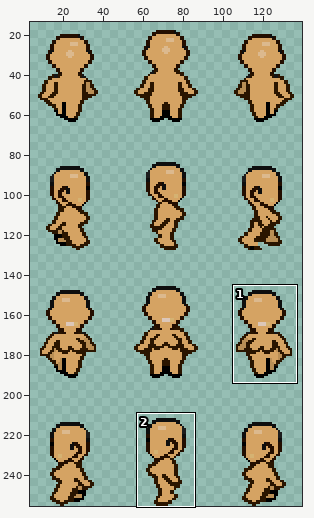
A sprite sheet gets an edit: data/sprites/outfit/body-testing/body_001.png. Above, an overview of the earlier version with the close-up marked.
Close-up. Old version:
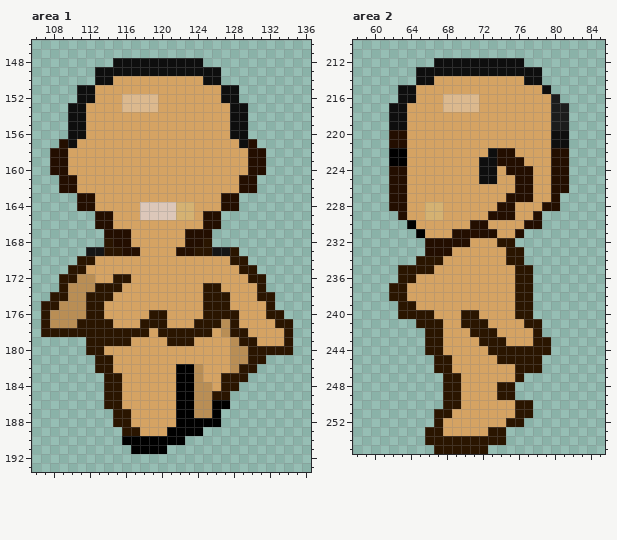
The file is 144x256 pixels. Shown: area 1: x 106..136, y 146..193; area 2: x 58..85, y 210..255. The wide view leaves out empty margins. The commit also changed other parts of the picture, which this record leaves out.
The result:
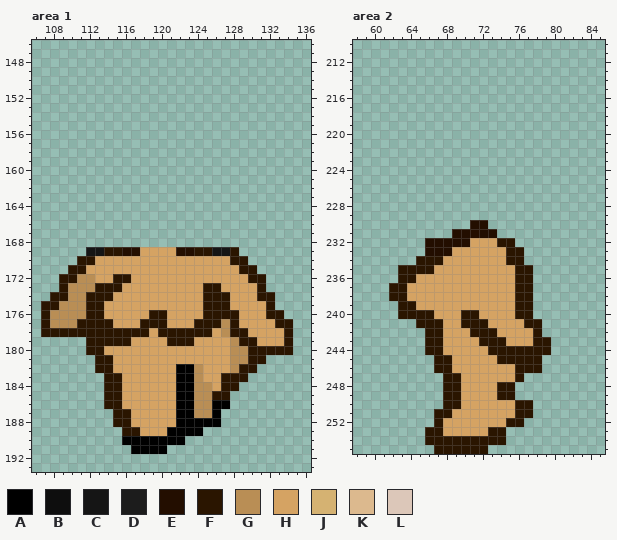
Palette (. is transparent): A #000000  B #0e0e0e  C #151515  D #1c1c1c  E #230e00  F #2a1500  G #b98e55  H #d5a363  J #d5b272  K #dcb98e  L #dcc7b9
What changed:
--- area 1
@@ x 106..136 @@
 147 ...............................
-148 .........BBBBBBBBBB............
-149 .......BBBBBBBBBBBBBB..........
-150 .......BBHHHHHHHHHHBB..........
-151 .....BBHHHHHHHHHHHHHHBB........
-152 .....BBHHHKKKKHHHHHHHBB........
-153 ....BBHHHHKKKKHHHHHHHHBB.......
-154 ....BBHHHHHHHHHHHHHHHHBB.......
-155 ....BBHHHHHHHHHHHHHHHHBB.......
-156 ....BBHHHHHHHHHHHHHHHHBB.......
-157 ...EBHHHHHHHHHHHHHHHHHHBE......
-158 ..EEHHHHHHHHHHHHHHHHHHHHEE.....
-159 ..EEHHHHHHHHHHHHHHHHHHHHEE.....
-160 ..EEHHHHHHHHHHHHHHHHHHHHEE.....
-161 ...EEHHHHHHHHHHHHHHHHHHEE......
-162 ...EEHHHHHHHHHHHHHHHHHHEE......
-163 .....EEHHHHHHHHHHHHHHEE........
-164 .....EEHHHHHLLLLJJHHHEE........
-165 .......EEHHHLLLLJJHEE..........
-166 .......EEHHHHHHHHHHEE..........
-167 ........EEEHHHHHHEEE...........
-168 ........FEEHHHHHHEEF...........
+148 ...............................
+149 ...............................
+150 ...............................
+151 ...............................
+152 ...............................
+153 ...............................
+154 ...............................
+155 ...............................
+156 ...............................
+157 ...............................
+158 ...............................
+159 ...............................
+160 ...............................
+161 ...............................
+162 ...............................
+163 ...............................
+164 ...............................
+165 ...............................
+166 ...............................
+167 ...............................
+168 ...............................
 169 ......CCFFEEHHHHEEFFCCF........
--- area 2
@@ x 58..85 @@
 211 ............................
-212 .........BBBBBBBBBB.........
-213 .......BBBBBBBBBBBBBB.......
-214 .......BBHHHHHHHHHHBB.......
-215 .....BBHHHHHHHHHHHHHHB......
-216 .....BBHHHKKKKHHHHHHHHD.....
-217 ....BBHHHHKKKKHHHHHHHHDD....
-218 ....BBHHHHHHHHHHHHHHHHDD....
-219 ....BBHHHHHHHHHHHHHHHHDD....
-220 ....EEHHHHHHHHHHHHHHHHBB....
-221 ....EEHHHHHHHHHHHHHHHHBB....
-222 ....AAHHHHHHHHHBEEHHHHEE....
-223 ....AAHHHHHHHHBBEEEHHHEE....
-224 ....EEHHHHHHHHBBHEEEHHEE....
-225 ....EEHHHHHHHHBBHHEEHHEE....
-226 ....EEHHHHHHHHHHHHEEHHEE....
-227 ....EEHHHHHHHHHHHEEEHHE.....
-228 ....EEHHJJHHHHHHEEHHHEE.....
-229 .....EHHJJHHHHHEEEHHE.......
-230 ......AHHHHHHEEHHHHEE.......
-231 .......AHHHEEEEEHHE.........
+212 ............................
+213 ............................
+214 ............................
+215 ............................
+216 ............................
+217 ............................
+218 ............................
+219 ............................
+220 ............................
+221 ............................
+222 ............................
+223 ............................
+224 ............................
+225 ............................
+226 ............................
+227 ............................
+228 ............................
+229 ............................
+230 .............EE.............
+231 ...........EEEEE............
 232 ........EEEEEHHHFF..........
